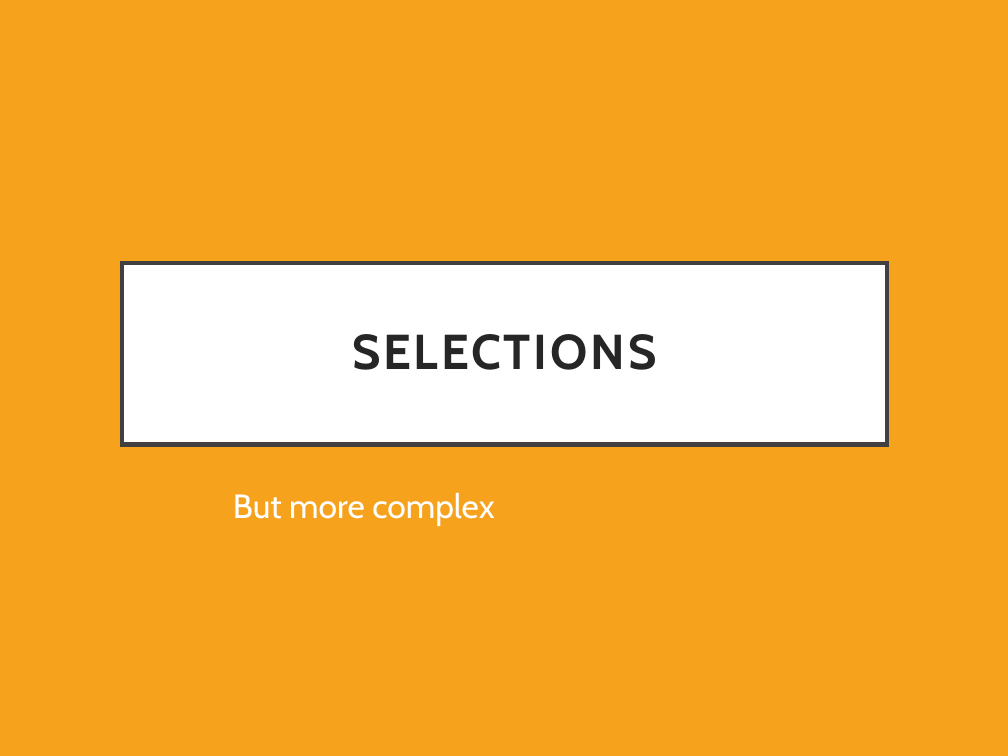
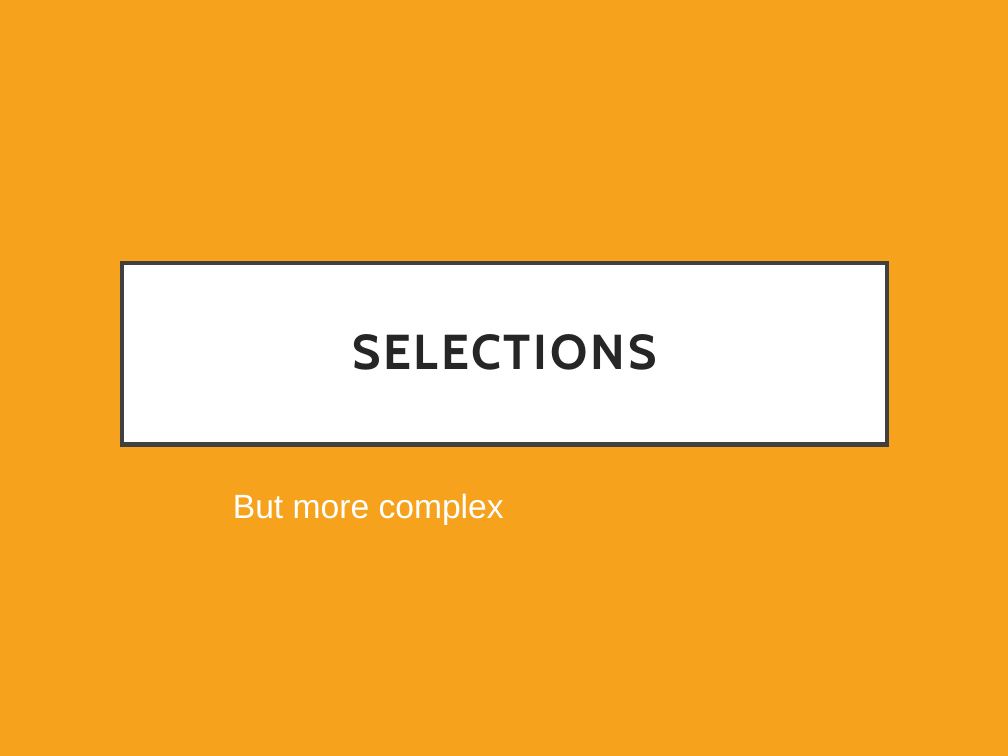
Before and after one commit to katholiek-onderwijs-vlaanderen/cssworkshop, a slide deck: slide 42 of presentation.pptx (slide 38 before the commit). Drawn at 1008x756 pixels with LibreOffice and Linux fonts; fonts in the diff are those of the drawing. Boxes give left, top, right and bottom in pixels: in the first picture for what was removed or moved away, otherwise in the second. Text is boxed around its words. In the diff, an @@ line names an element or a change of style, - is before the commit and + after.

```diff
--- a/presentation.pptx
+++ b/presentation.pptx
@@ text "But more complex" at [233, 493, 504, 525]: font Cabin to Arial @@
```
Also in this commit, not shown: 2 other slides changed, 5 slides added, 1 slide removed, 1 other file.
